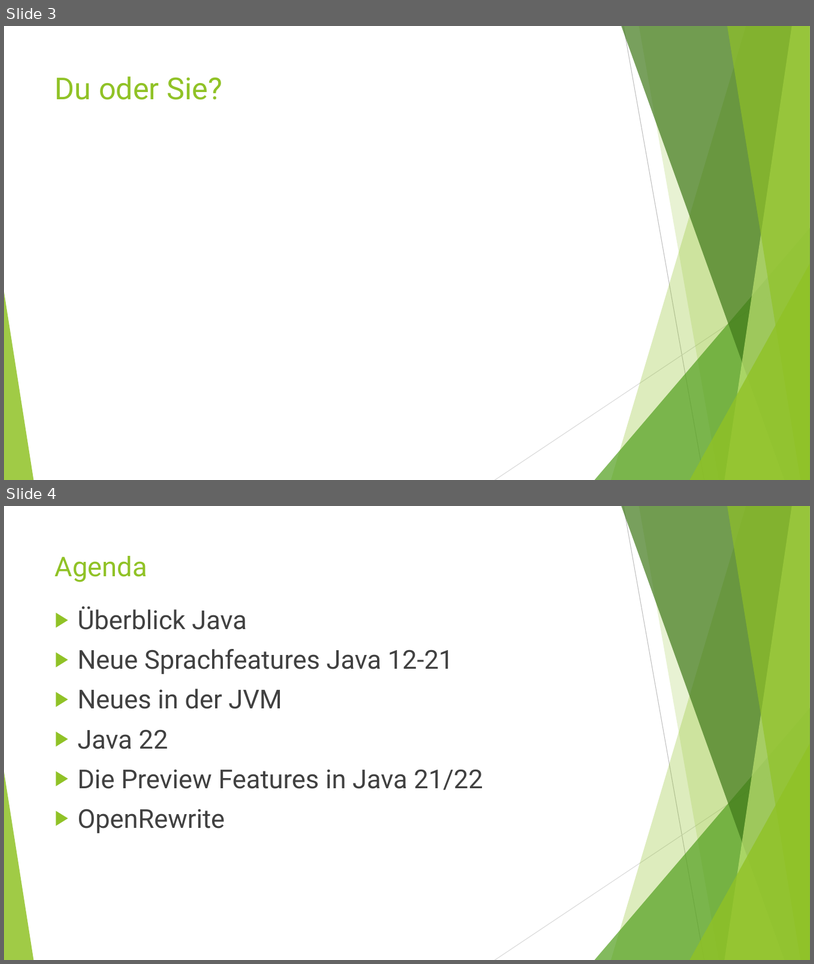
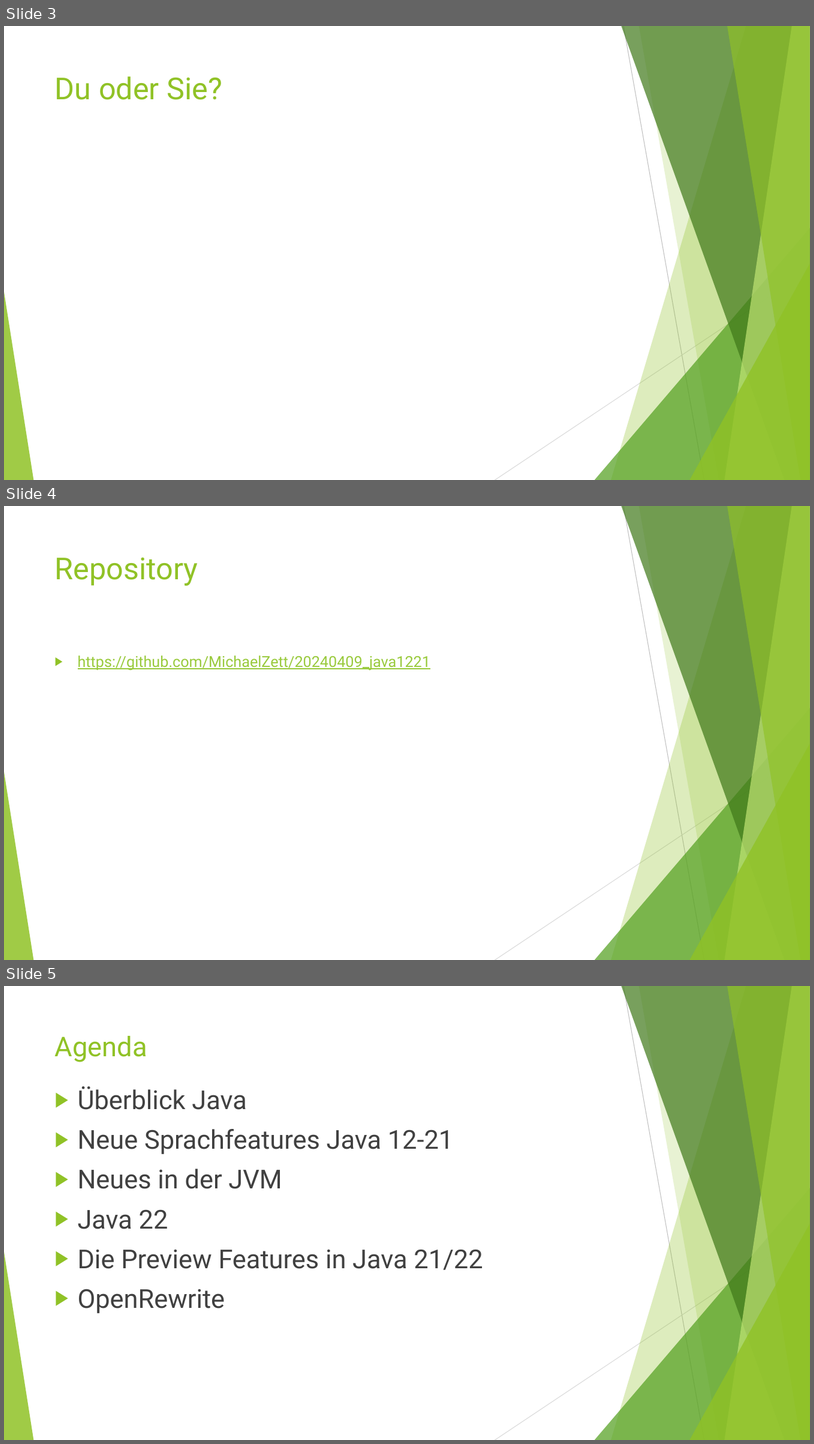
Before and after one commit to MichaelZett/20240409_java1221, a slide deck: Neuerungen_Java_18.pptx. Shown one above the other, each under a label of ours: slides 3 and 4 before the commit, slides 3, 4 and 5 after it. The pictures are 814x964 and 814x1444 pixels, drawn with LibreOffice and Linux fonts; fonts in the diff are those of the drawing. Boxes give left, top, right and bottom in pixels: in the first picture for what was removed or moved away, otherwise in the second. Text is boxed around its words. In the diff, an @@ line names an element or a change of style, - is before the commit and + after.

```diff
--- a/Neuerungen_Java_18.pptx
+++ b/Neuerungen_Java_18.pptx
@@ slide 4 added at [4,506,810,960], background #FFFFFF; not listed: 10 template elements that a slide beside it also shows @@
@@ title added at [55,557,198,586], 36 pt, text #90C226 @@
+Repository
@@ text added at [78,655,431,670], 18 pt, text #99CA3C, underline @@
+▶ https://github.com/MichaelZett/20240409_java1221
@@ what was slide 4 is now slide 5 @@
```
Also in this commit, not shown: 2 slides changed, 2 other slides added, 7 other files.
